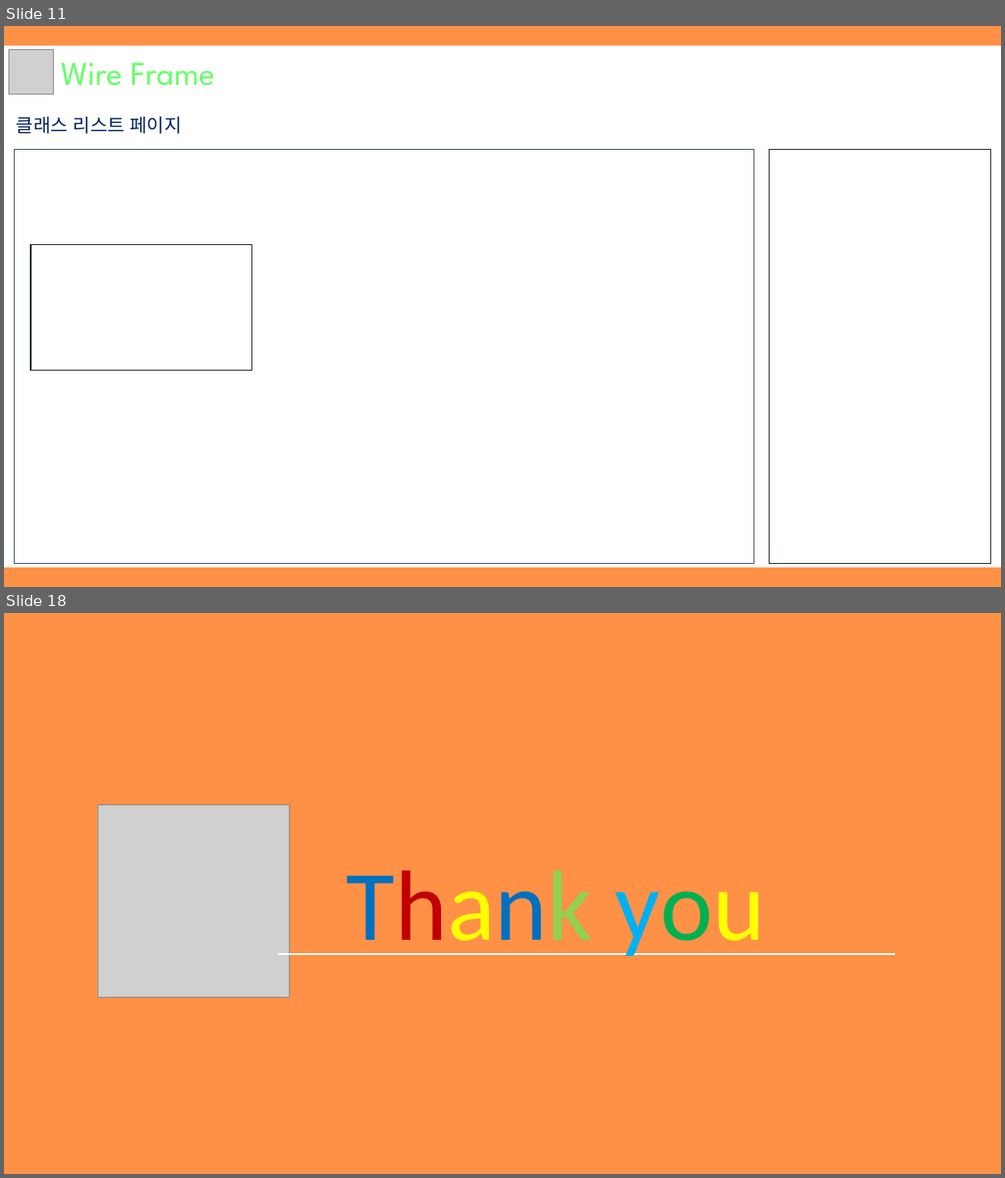
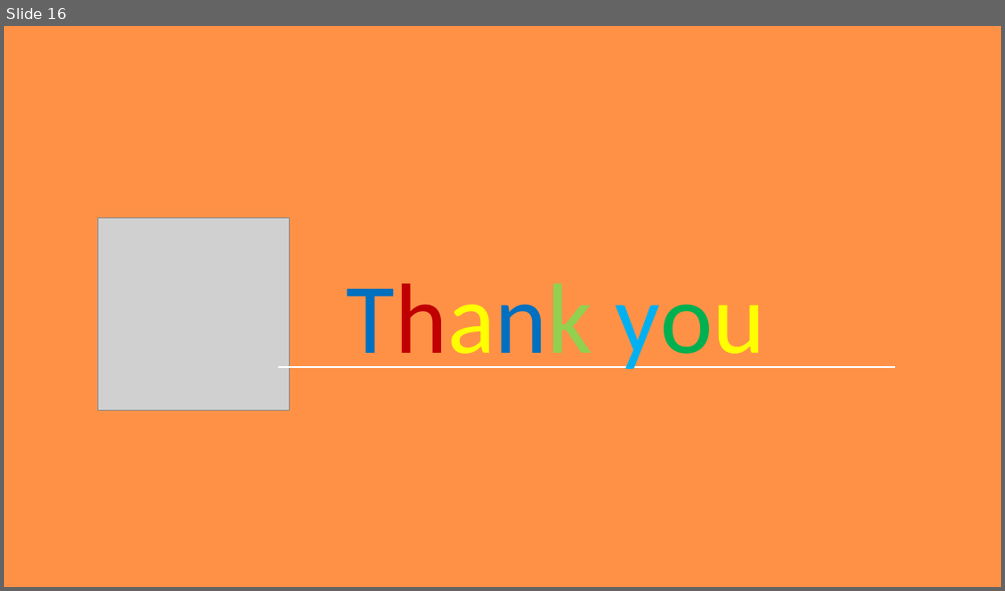
Before and after one commit to hhsw07/ezen-academy-projects, a slide deck: WebContent/khj/3조 원데이클래스.pptx. Shown one above the other, each under a label of ours: slides 11 and 18 before the commit, slide 16 after it; the slides between them are not shown. The pictures are 1005x1178 and 1005x591 pixels, drawn with LibreOffice and Linux fonts; fonts in the diff are those of the drawing; grey boxes stand for pictures. Boxes give left, top, right and bottom in pixels: in the first picture for what was removed or moved away, otherwise in the second. Text is boxed around its words. In the diff, an @@ line names an element or a change of style, - is before the commit and + after.

Commit message:
ud

```diff
--- a/WebContent/khj/3조 원데이클래스.pptx
+++ b/WebContent/khj/3조 원데이클래스.pptx
@@ slide 11 removed at (4, 26, 1001, 587), background #FF9147 @@
@@ rectangle removed at (4, 46, 1001, 566) @@
@@ picture removed at (9, 50, 53, 94) @@
@@ text removed at (61, 62, 215, 86) @@
-Wire Frame
@@ text removed at (16, 116, 182, 134) @@
-클래스 리스트 페이지
@@ rectangle removed at (15, 150, 754, 563) @@
@@ rectangle removed at (769, 150, 990, 563) @@
@@ rectangle removed at (31, 244, 252, 370) @@
@@ what was slide 18 is now slide 16 @@
```
Also in this commit, not shown: 4 slides changed, 1 other slide removed.
